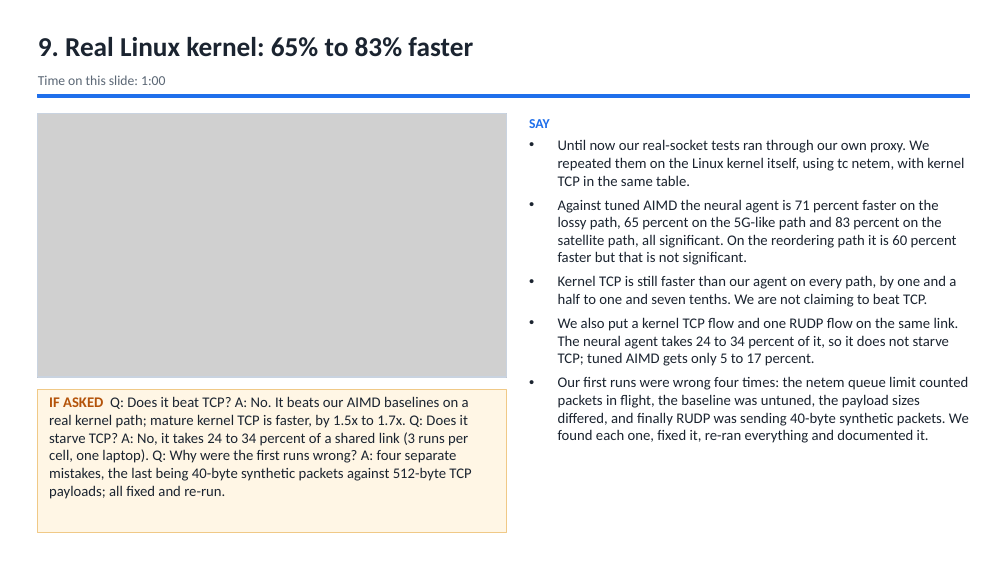
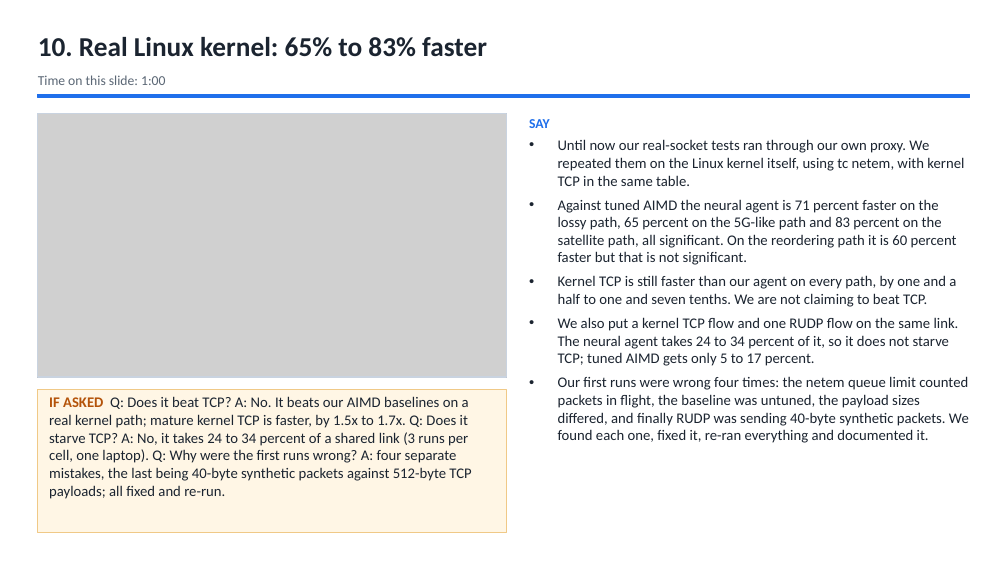
Before and after one commit to Capsturrrr/REPLIC, a slide deck: slide 12 of docs/final/RUDP_Host_Guide.pptx (slide 11 before the commit). Drawn at 1008x567 pixels with LibreOffice and Linux fonts; fonts in the diff are those of the drawing; grey boxes stand for pictures. Boxes give left, top, right and bottom in pixels: in the first picture for what was removed or moved away, otherwise in the second. Text is boxed around its words. In the diff, an @@ line names an element or a change of style, - is before the commit and + after.

```diff
--- a/docs/final/RUDP_Host_Guide.pptx
+++ b/docs/final/RUDP_Host_Guide.pptx
@@ text at [38, 37, 487, 57]: text changed @@
-9. Real Linux kernel: 65% to 83% faster
+10. Real Linux kernel: 65% to 83% faster
```
Also in this commit, not shown: 38 other slides changed, 1 slide added, 6 other files.
